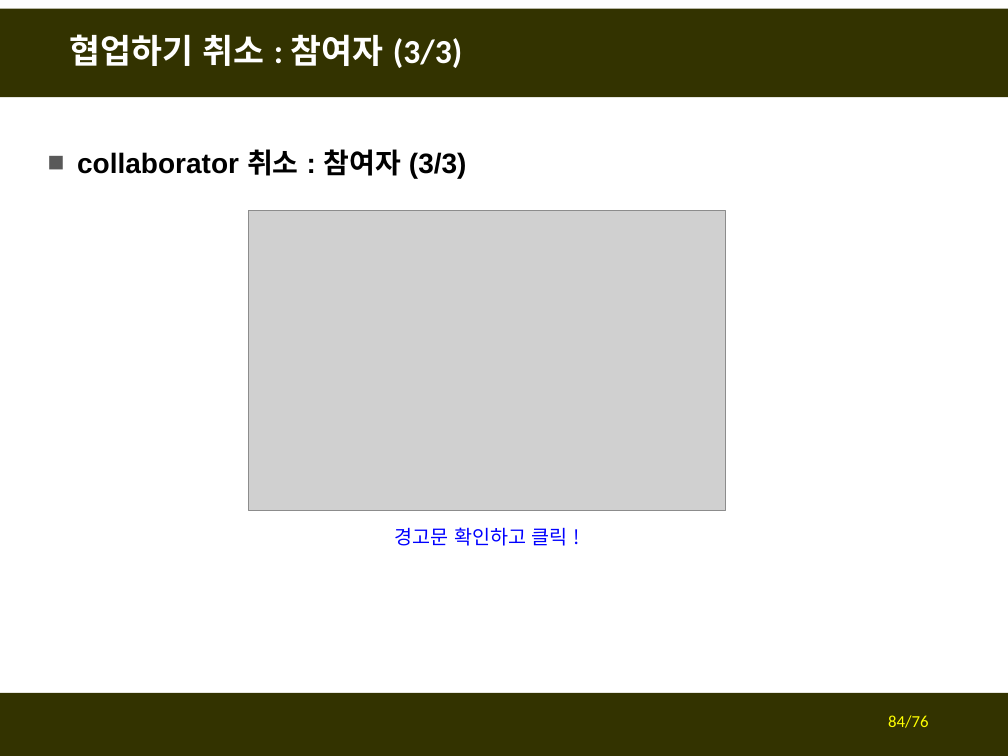
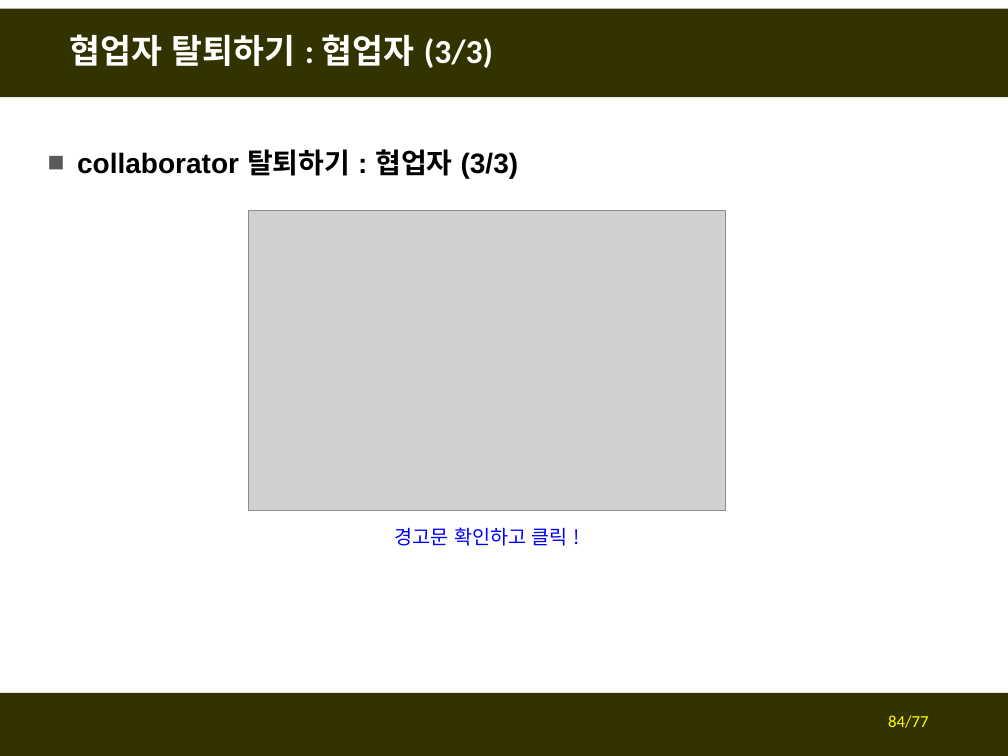
Before and after one commit to fasthill/github-lecture, a slide deck: slide 84 of git및github첫걸음4-협업하기.pptx. Drawn at 1008x756 pixels with LibreOffice and Linux fonts; fonts in the diff are those of the drawing; grey boxes stand for pictures. Boxes give left, top, right and bottom in pixels: in the first picture for what was removed or moved away, otherwise in the second. Text is boxed around its words. In the diff, an @@ line names an element or a change of style, - is before the commit and + after.

```diff
--- a/git및github첫걸음4-협업하기.pptx
+++ b/git및github첫걸음4-협업하기.pptx
@@ title at (70, 34, 493, 68): text changed @@
-협업하기 취소 : 참여자 (3/3)
+협업자 탈퇴하기 : 협업자 (3/3)
@@ text at (77, 149, 519, 178): text changed @@
-■ collaborator 취소 : 참여자 (3/3)
+■ collaborator 탈퇴하기 : 협업자 (3/3)
@@ page number at (888, 715, 928, 728): text changed @@
-84/76
+84/77
```
Also in this commit, not shown: 9 other slides changed.
